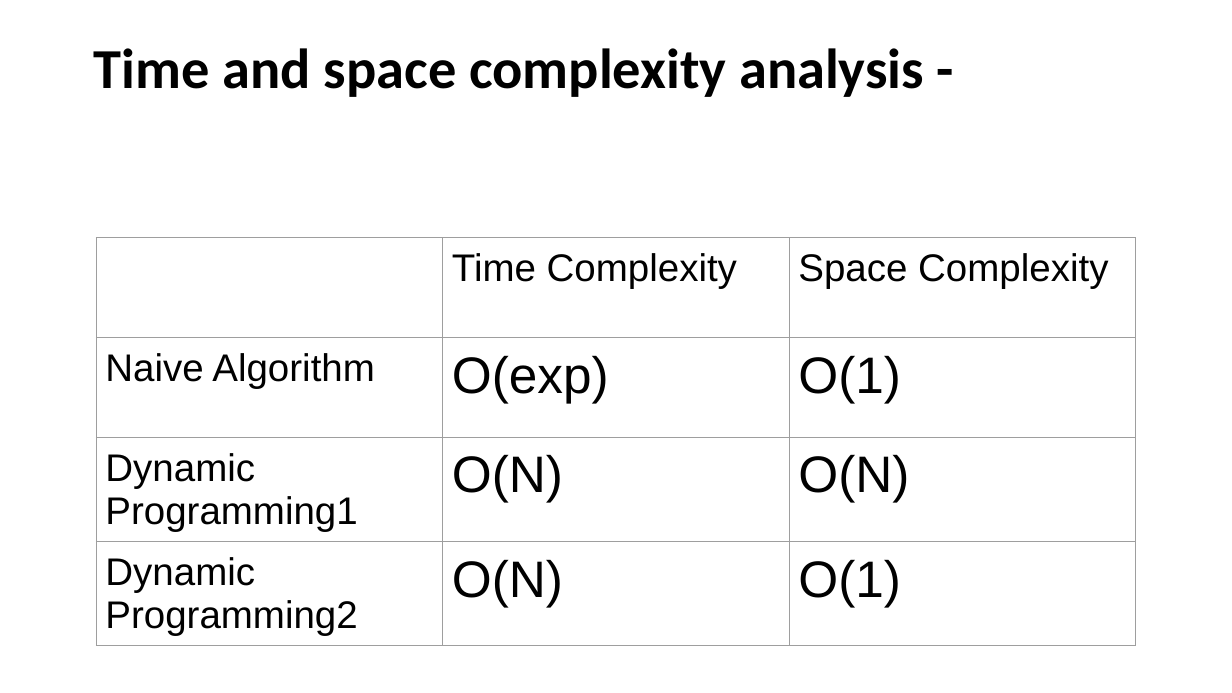
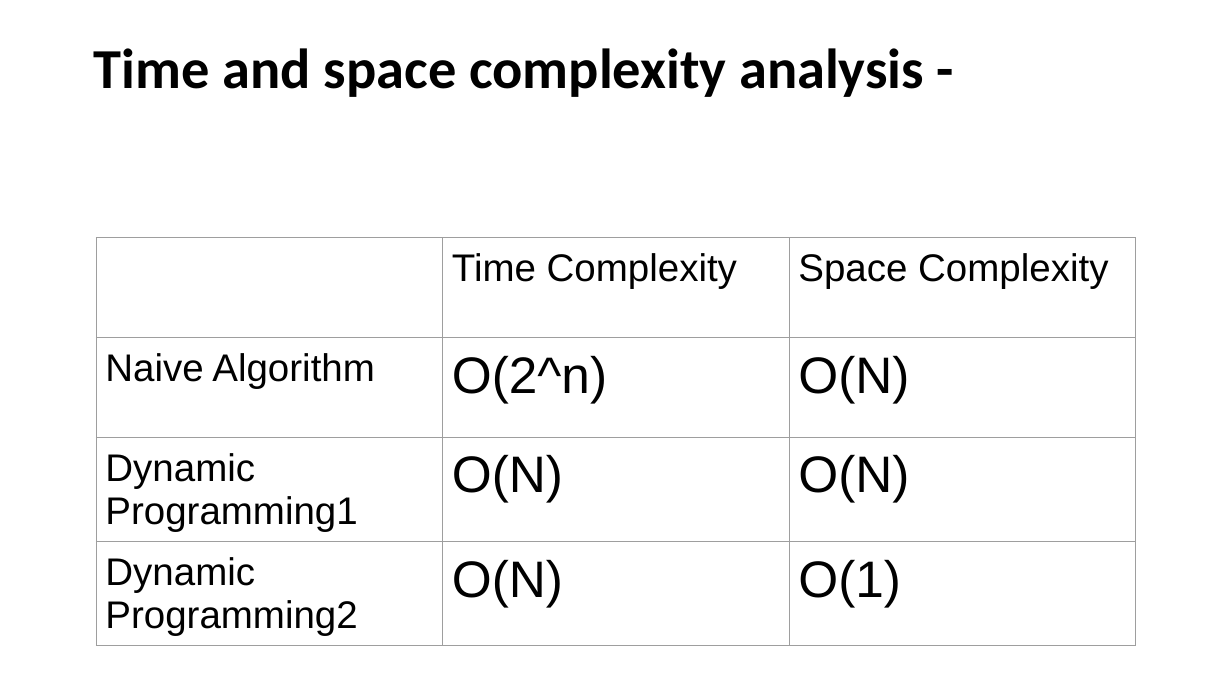
Before and after one commit to shyamTayal/daa_assign_5, a slide deck: slide 6 of Final_ppt.pptx. Drawn at 1232x693 pixels with LibreOffice and Linux fonts; fonts in the diff are those of the drawing. Boxes give left, top, right and bottom in pixels: in the first picture for what was removed or moved away, otherwise in the second. Text is boxed around its words. In the diff, an @@ line names an element or a change of style, - is before the commit and + after.

```diff
--- a/Final_ppt.pptx
+++ b/Final_ppt.pptx
@@ table at [96, 238, 1136, 659] @@
-row 2, column 2: O(exp)
+row 2, column 2: O(2^n)
-row 2, column 3: O(1)
+row 2, column 3: O(N)
```
Also in this commit, not shown: 1 other slide changed, 2 other files.
